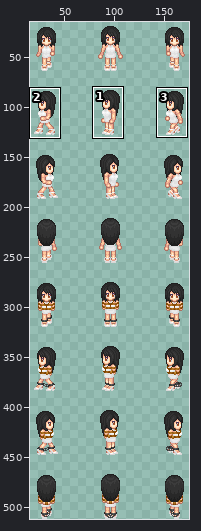
Sprite sheet -- img/characters/MV_FF8_Rinoa.png. The picture above shows the old version from afar; the outline marks the close-up.
Close-up. Old version:
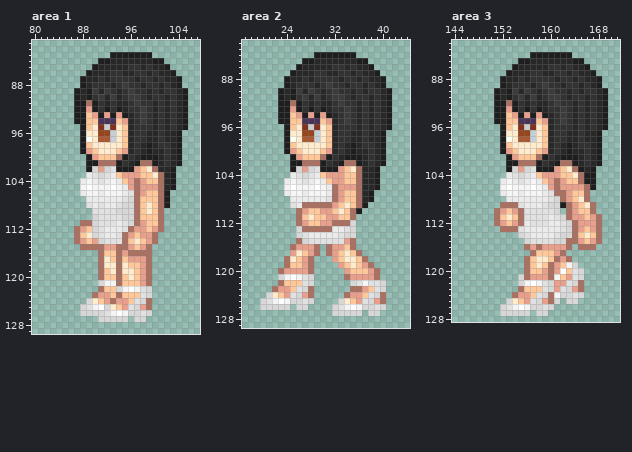
The file is 768x512 pixels. Shown: area 1: x 80..107, y 81..129; area 2: x 17..44, y 82..129; area 3: x 144..171, y 82..128. The wide view leaves out empty margins. The commit also changed other parts of the picture, which this record leaves out.
The same view after the edit:
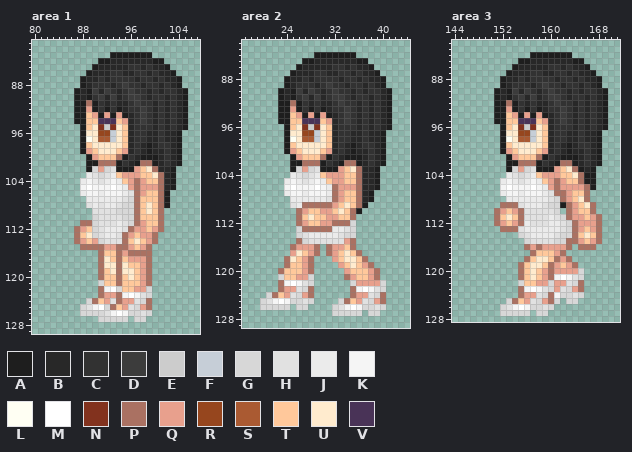
Palette (. is transparent): A #1e1e1e  B #282828  C #323232  D #3c3c3c  E #cccccc  F #c6ced7  G #d7d7d7  H #e1e1e1  J #ebebeb  K #f5f5f5  L #fffff3  M #ffffff  N #82321e  P #aa7162  Q #e8a08d  R #96461e  S #aa5a32  T #ffc89b  U #ffebce  V #493357
Changes in this commit:
Area 1:
The edit turns colour P into colour H in row 124 at x 93.
The edit turns colour T into colour K in row 122 at x 92; in row 123 at x 95 and 97.
The edit turns colour T into colour M in row 122 at x 93; in row 123 at x 96.
The edit turns colour Q into colour P in row 123 at x 91; in row 124 at x 94.
The edit turns colour U into colour P in row 124 at x 90; in row 125 at x 93.
The edit turns colour H into colour Q in row 122 at x 98.
The edit turns colour K into colour Q in row 122 at x 97.
The edit turns colour T into colour Q in row 123 at x 93; in row 124 at x 96.
The edit turns colour K into colour T in row 121 at x 92 to 93; in row 122 at x 95.
The edit turns colour M into colour T in row 122 at x 96.
Colour P is removed in row 123 at x 90.
Area 2:
The edit turns colour P into colour K in row 123 at x 36.
The edit turns colour T into colour K in row 122 at x 24 and 26; in row 123 at x 38.
The edit turns colour Q into colour M in row 123 at x 37.
The edit turns colour T into colour M in row 122 at x 25.
The edit turns colour Q into colour P in row 123 at x 23; in row 124 at x 35.
The edit turns colour U into colour P in row 124 at x 22; in row 125 at x 34.
The edit turns colour H into colour Q in row 121 at x 27; in row 122 at x 36 and 38 to 39.
The edit turns colour K into colour Q in row 121 at x 26; in row 122 at x 37.
The edit turns colour T into colour Q in row 123 at x 25; in row 124 at x 37.
The edit turns colour K into colour T in row 121 at x 24.
The edit turns colour M into colour T in row 121 at x 25.
The edit turns colour Q into colour T in row 120 at x 24 to 26; in row 121 at x 36 to 37.
Colour P is removed in row 123 at x 22; in row 124 at x 34.
Area 3:
The edit turns colour Q into colour K in row 121 at x 163.
The edit turns colour T into colour K in row 123 at x 156 and 158.
The edit turns colour T into colour M in row 121 at x 162; in row 123 at x 157.
There is now colour P in rows 119 to 120 at x 155.
The edit turns colour G into colour P in row 119 at x 164; in row 121 at x 155.
The edit turns colour Q into colour P in row 124 at x 155.
The edit turns colour U into colour P in row 125 at x 154.
The edit turns colour H into colour Q in row 120 at x 164; in row 122 at x 159.
The edit turns colour K into colour Q in row 119 at x 163; in row 122 at x 158.
The edit turns colour M into colour Q in row 120 at x 162.
The edit turns colour T into colour Q in row 120 at x 163; in row 124 at x 157.
The edit turns colour K into colour T in row 122 at x 156.
The edit turns colour M into colour T in row 122 at x 157.
The edit turns colour P into colour T in rows 119 to 121 at x 156.
The edit turns colour Q into colour T in row 121 at x 158.
The edit turns colour Q into colour U in row 121 at x 157.
The edit turns colour T into colour U in rows 119 to 120 at x 157.
Colour P is removed in row 124 at x 154.
Changed places in both close-ups, as pixel boxes (x1, y1, x2, y2):
changed: (92, 280, 146, 310)
changed: (272, 268, 308, 298)
changed: (344, 274, 380, 304)
changed: (512, 262, 578, 304)
